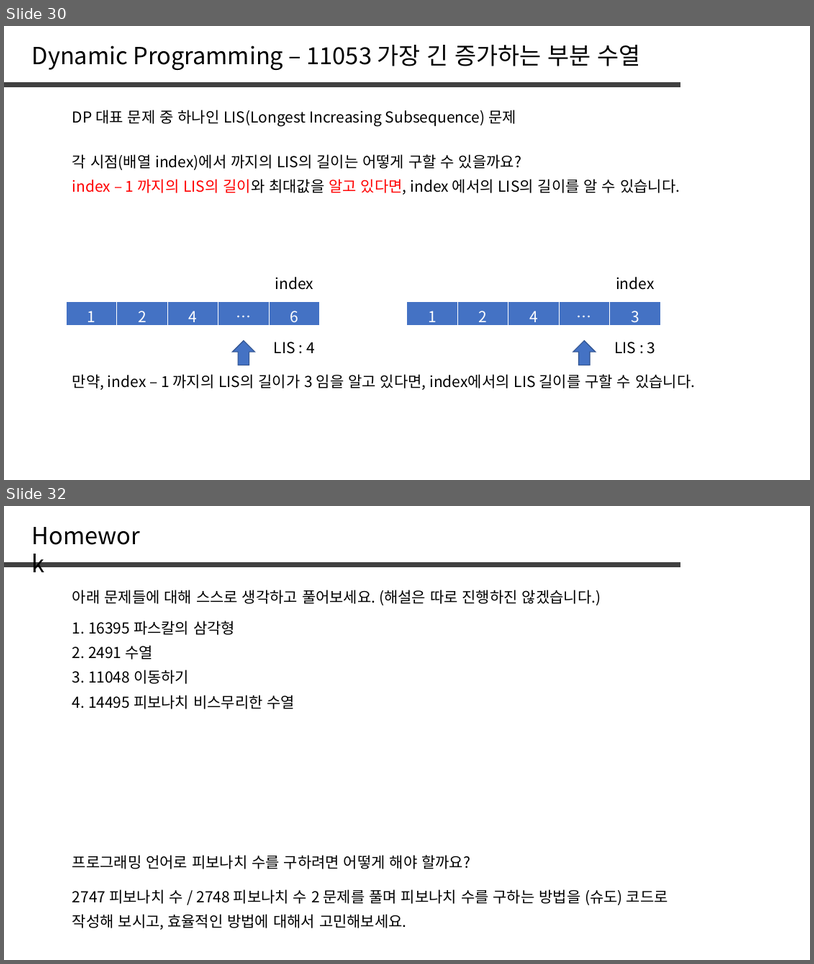
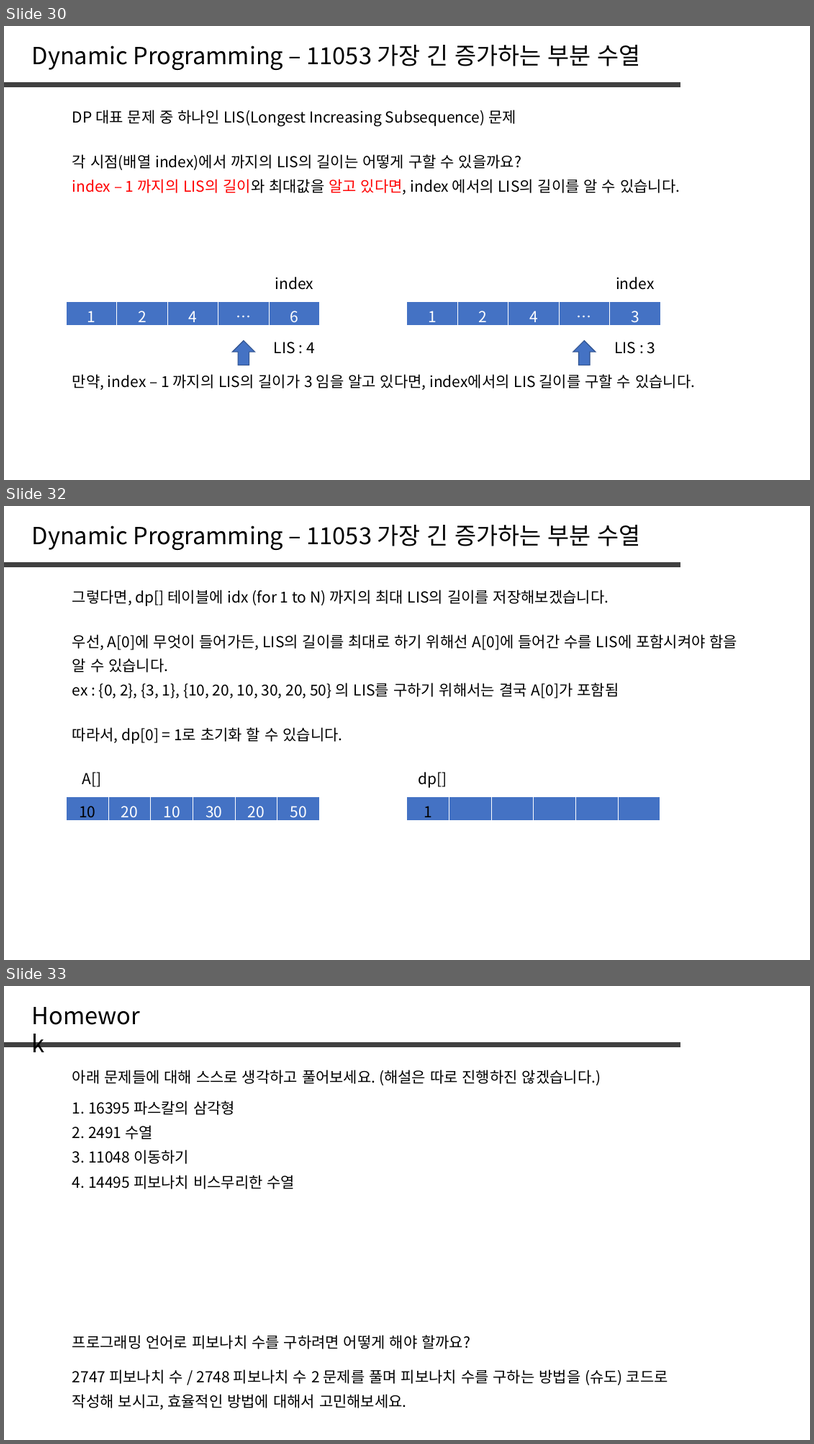
Before and after one commit to jaehoo1/PS-study, a slide deck: study/5_Dynamic Programming.pptx. Shown one above the other, each under a label of ours: slides 30 and 32 before the commit, slides 30, 32 and 33 after it; the slides between them are not shown. The pictures are 814x964 and 814x1444 pixels, drawn with LibreOffice and Linux fonts; fonts in the diff are those of the drawing. Boxes give left, top, right and bottom in pixels: in the first picture for what was removed or moved away, otherwise in the second. Text is boxed around its words. In the diff, an @@ line names an element or a change of style, - is before the commit and + after.

```diff
--- a/study/5_Dynamic Programming.pptx
+++ b/study/5_Dynamic Programming.pptx
@@ slide 32 added at box(4, 506, 810, 960), background #FFFFFF @@
@@ text added at box(32, 525, 641, 550), 28 pt, text #000000 @@
+Dynamic Programming – 11053 가장 긴 증가하는 부분 수열
@@ line added from (4, 565) to (682, 565), #404040 6 pt @@
@@ text added at box(72, 590, 609, 606), 18 pt, text #000000 @@
+그렇다면, dp[] 테이블에 idx (for 1 to N) 까지의 최대 LIS의 길이를 저장해보겠습니다.
@@ text added at box(72, 634, 738, 650), 18 pt, text #000000 @@
+우선, A[0]에 무엇이 들어가든, LIS의 길이를 최대로 하기 위해선 A[0]에 들어간 수를 LIS에 포함시켜야 함을
@@ text added at box(72, 658, 168, 672), 18 pt, text #000000 @@
+알 수 있습니다.
@@ text added at box(72, 682, 619, 698), 18 pt, text #000000 @@
+ex : {0, 2}, {3, 1}, {10, 20, 10, 30, 20, 50} 의 LIS를 구하기 위해서는 결국 A[0]가 포함됨
@@ text added at box(72, 727, 342, 744), 18 pt, text #000000 @@
+따라서, dp[0] = 1로 초기화 할 수 있습니다.
@@ text added at box(82, 772, 101, 787), 18 pt, text #000000 @@
+A[]
@@ text added at box(418, 772, 447, 788), 18 pt, text #000000 @@
+dp[]
@@ table added at box(67, 797, 320, 824), 1 rows, 6 columns @@
+10 | 20 | 10 | 30 | 20 | 50
@@ table added at box(407, 797, 661, 824), 1 rows, 6 columns @@
+1 |  |  |  |  | 
@@ what was slide 32 is now slide 33 @@
```
Also in this commit, not shown: 3 slides changed.
